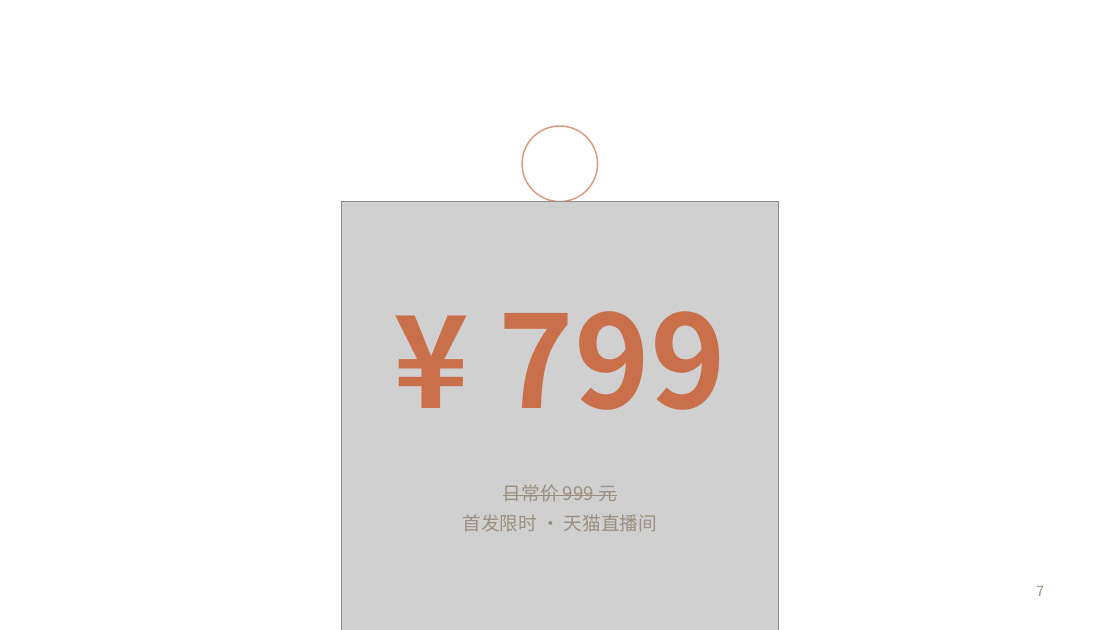
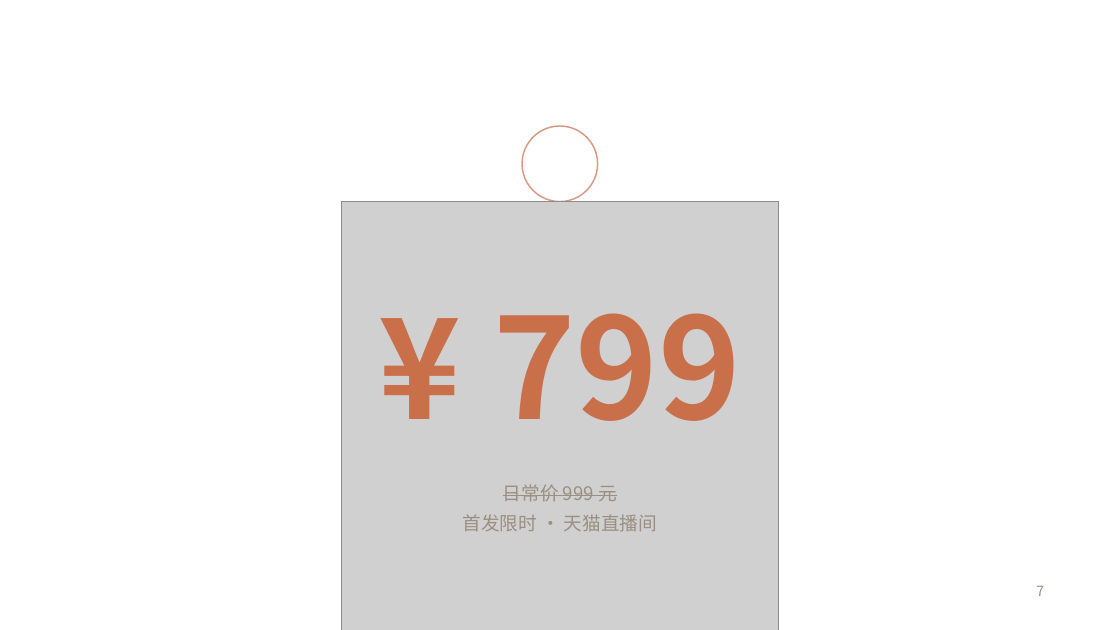
Before and after one commit to LemonZZH/Office-Agent, a slide deck: slide 7 of examples/premium-st2/星尘ST2-发布会.pptx. Drawn at 1120x630 pixels with LibreOffice and Linux fonts; fonts in the diff are those of the drawing; grey boxes stand for pictures; background and template pictures are left out. Boxes give left, top, right and bottom in pixels: in the first picture for what was removed or moved away, otherwise in the second. Text is boxed around its words. In the diff, an @@ line names an element or a change of style, - is before the commit and + after.

Commit message:
feat: 高端样式体系（联网研究落地）——premium-patterns + Display 衬线字阶 + 背景升级
- references/premium-patterns.md: 综合 Apple Keynote 法则 / iSlide / Canva / 编辑部衬线
  研究的可执行模式库（一页一大思想、字阶对比、留白密度、玻璃卡、暗角渐变、动效叙事化）
- design-tokens: 新增 Display 字阶（FONT_DISPLAY 宋体衬线 × 微软雅黑正文，88–140pt，差 4 阶）
- make_bg.py v2: 对角渐变 + 暗角 + 对角光带（替代纵向平铺）
- 全主题接入 FONT_DISPLAY；bigNum≥56pt 自动衬线；premium-st2 封面 96pt/价格 120pt 衬线化
- FDE: 封面 58pt 衬线、KPI 95%/71.9s 放大至 84pt、p11 玻璃卡、p8 对比数字放大
- 五 deck qa_check 全过；SKILL §2 引用 premium-patterns

```diff
--- a/examples/premium-st2/星尘ST2-发布会.pptx
+++ b/examples/premium-st2/星尘ST2-发布会.pptx
@@ text "¥ 799" at [493,313,741,421]: size 110 to 120 pt @@
```
Also in this commit, not shown: 4 other slides changed, 9 other files.
